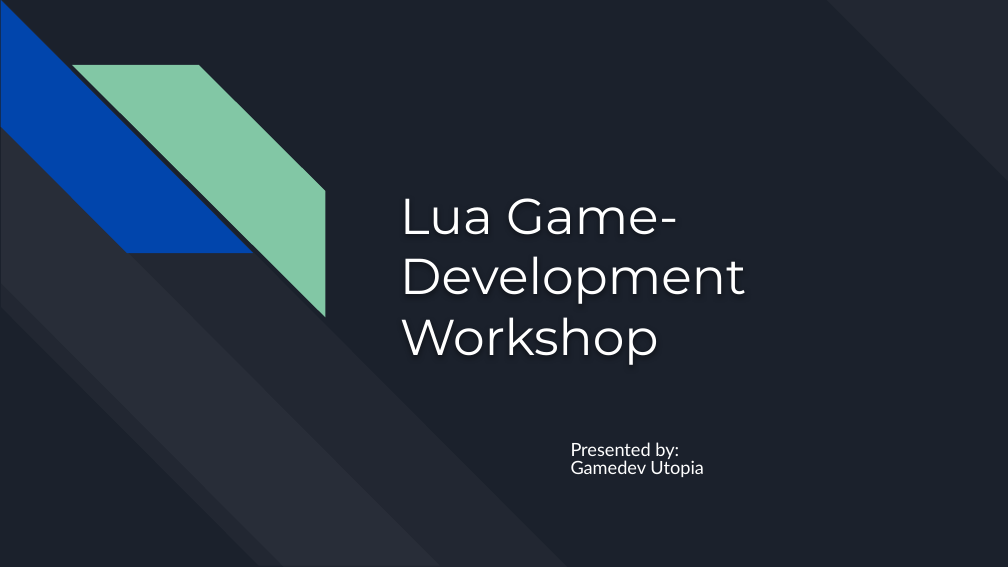
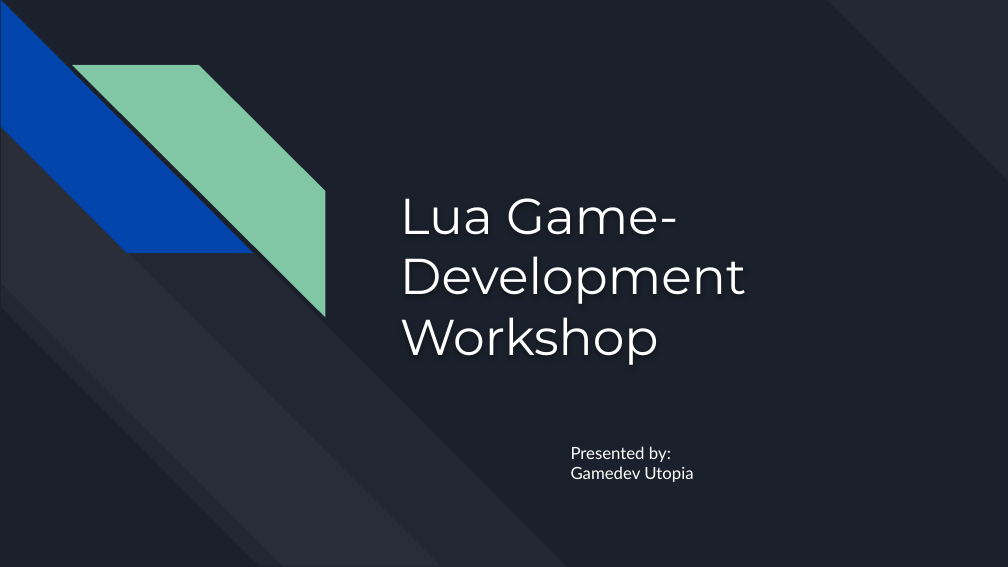
Before and after one commit to Apurv-henkare/Workshop, a slide deck: slide 1 of ppt/main_ppt.pptx. Drawn at 1008x567 pixels with LibreOffice and Linux fonts; fonts in the diff are those of the drawing. Boxes give left, top, right and bottom in pixels: in the first picture for what was removed or moved away, otherwise in the second. Text is boxed around its words. In the diff, an @@ line names an element or a change of style, - is before the commit and + after.

```diff
--- a/ppt/main_ppt.pptx
+++ b/ppt/main_ppt.pptx
@@ subtitle "Presented by:" at [571, 446, 693, 482]: size 13 to 12 pt; line spacing 0.8 to 1 @@
```
Also in this commit, not shown: 1 other slide changed, 2 slides added, 1 slide removed, 2 other files.
